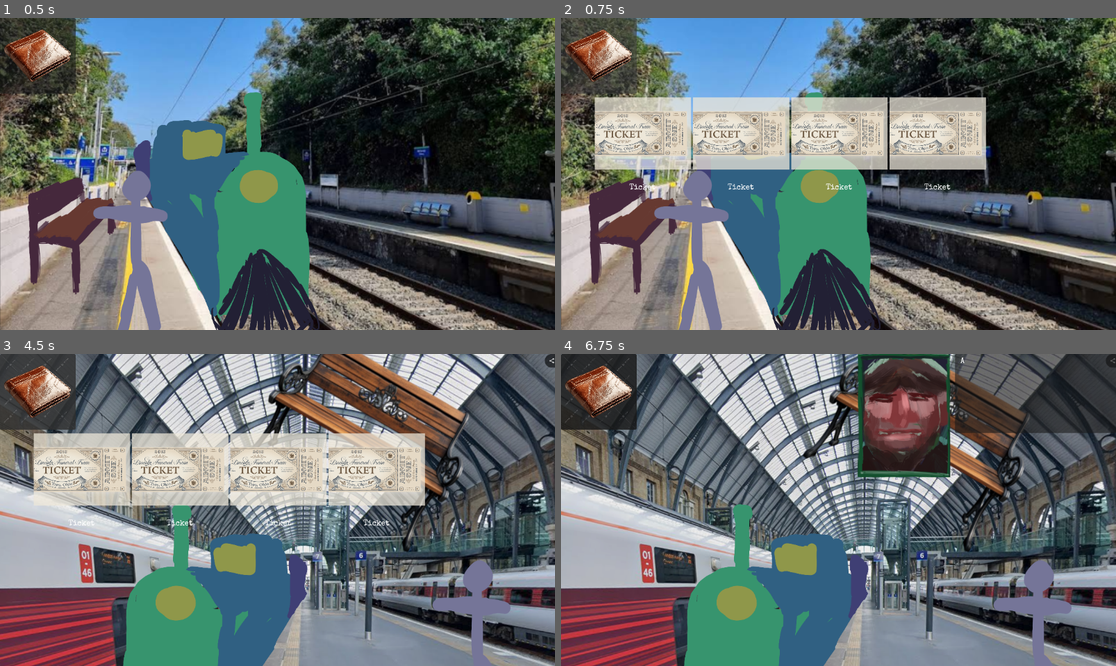
Above: before the commit, frames 1-4 (two rows, left to right).
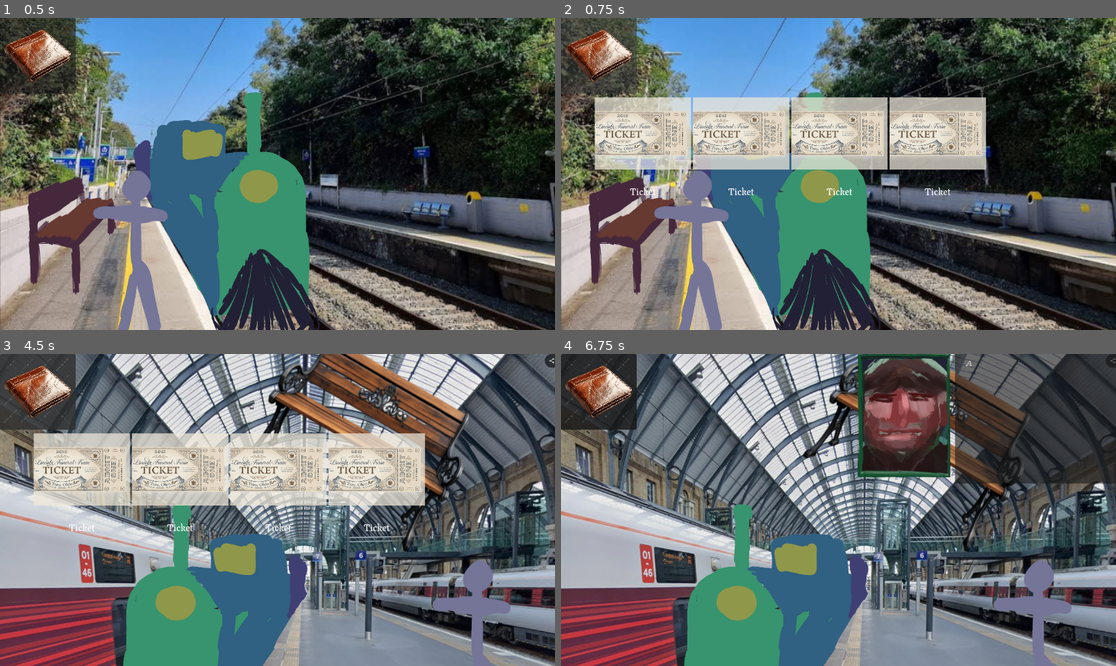
Above: after the commit, the same moments.

Repository: JCoMcL/ld59
Game: Godot game, scene res://root.tscn
The game is run twice, just before and just after one commit, with the same random seed, the same clock (stepped at 60 frames per second) and the same inputs.
Inputs (mouse positions are in pixels of both pictures, inside the frame that each line leads up to):
- Up to frame 1 (0.5 s): no input
- Up to frame 2 (0.75 s): click (599, 55) at 0.5 s
- Up to frame 3 (4.5 s): click (38, 391) at 1.25 s; click (38, 391) at 2 s; tap Enter at 2.75 s; move the mouse to (72, 563) at 2.77 s; click (72, 563) at 2.92 s; tap Space at 3.5 s; move the mouse to (222, 547) at 3.52 s; click (222, 547) at 3.67 s; click (38, 391) at 4.27 s
- Up to frame 4 (6.75 s): click (599, 391) at 5.02 s; click (599, 391) at 5.77 s; tap Enter at 6.5 s; move the mouse to (1043, 644) at 6.52 s; click (1043, 644) at 6.67 s

Frame 1 is identical in both runs. In frame 2, 0.4% of the frame differs, in the area x 12-71%, y 53-57%; in frame 3, 0.3%; in frame 4, 3.3%, in the area x 70-100%, y 1-42%.

Commit message:
add fonts, new ui sounds, and curtain

Diff:
--- a/characters/character.gd
+++ b/characters/character.gd
@@ -5,7 +5,6 @@
 
 func open_dialogue():
 	var p = Root.get_dialogue_panel(self)
-	print(p)
 	p.clear()
 	p.speaker_color = speaker_color
 	p.set_speaker_portrait(speaker_portrait)
--- /dev/null
+++ b/curtain.gdshader
@@ -0,0 +1,25 @@
+shader_type canvas_item;
+
+uniform float factor: hint_range(0,1) = 1;
+uniform float wave_size = 30.0;
+
+float wave(float x) {
+	return abs(mod(x, 2.0 * wave_size) - wave_size);
+}
+
+float wave_curtain(vec2 pos, float curtain_height) {
+	float y_limit = pos.y - wave(pos.x);
+	return smoothstep(y_limit, y_limit+2.0, curtain_height);
+}
+
+void fragment() {
+	vec2 RESOLUTION = vec2(1.0 / SCREEN_PIXEL_SIZE.x, 1.0/ SCREEN_PIXEL_SIZE.y);
+	vec2 pixel_coord = RESOLUTION * UV;
+	float fudge_factor = (wave_size * 3.0) / RESOLUTION.y;
+	float curtain_height = (factor - fudge_factor) * (1.0 + fudge_factor*2.0)  * RESOLUTION.y;
+
+	COLOR.a =
+		0.4 * wave_curtain(pixel_coord, curtain_height) +
+		0.3 * wave_curtain(pixel_coord, curtain_height + wave_size) +
+		0.3 * wave_curtain(pixel_coord, curtain_height + wave_size * 2.0);
+}
--- a/root.tscn
+++ b/root.tscn
@@ -1,16 +1,16 @@
 [gd_scene format=3 uid="uid://dkvlgaksdih5c"]
 
-[ext_resource type="FontFile" uid="uid://0x8drqanqte4" path="res://ui/fonts/SpecialElite.ttf" id="1_28aoi"]
+[ext_resource type="Theme" uid="uid://don7xmg8ku1s5" path="res://ui/theme.tres" id="1_l8v81"]
 [ext_resource type="Script" uid="uid://xo1qhcuxhn47" path="res://root.gd" id="1_vvh5c"]
 [ext_resource type="PackedScene" uid="uid://bo8wpeovb82mm" path="res://stations/temp_station_1.tscn" id="2_28aoi"]
 [ext_resource type="PackedScene" uid="uid://cpi2hvhc0scgm" path="res://ui/dialogue_area.tscn" id="3_vvh5c"]
+[ext_resource type="Script" uid="uid://d02wvqklknmxh" path="res://sfx.gd" id="5_jnlp7"]
+[ext_resource type="Shader" uid="uid://co6kvvgykv4av" path="res://curtain.gdshader" id="7_vyht1"]
 
-[sub_resource type="Theme" id="Theme_vvh5c"]
-default_font = ExtResource("1_28aoi")
-MarginContainer/constants/margin_bottom = 4
-MarginContainer/constants/margin_left = 11
-MarginContainer/constants/margin_right = 11
-MarginContainer/constants/margin_top = 7
+[sub_resource type="ShaderMaterial" id="ShaderMaterial_bf3um"]
+shader = ExtResource("7_vyht1")
+shader_parameter/factor = 0.82000003895
+shader_parameter/wave_size = 50.0
 
 [node name="Root" type="Control" unique_id=226547074]
 layout_mode = 3
@@ -19,7 +19,7 @@
 anchor_bottom = 1.0
 grow_horizontal = 2
 grow_vertical = 2
-theme = SubResource("Theme_vvh5c")
+theme = ExtResource("1_l8v81")
 script = ExtResource("1_vvh5c")
 
 [node name="Background" parent="." unique_id=2073133590 instance=ExtResource("2_28aoi")]
@@ -38,3 +38,20 @@
 offset_left = -334.0
 offset_right = 0.0
 speaker_color = Color(1, 1, 1, 1)
+
+[node name="SFXPlayer" type="AudioStreamPlayer" parent="." unique_id=124380338]
+unique_name_in_owner = true
+script = ExtResource("5_jnlp7")
+
+[node name="Curtain" type="ColorRect" parent="." unique_id=1895611684]
+material = SubResource("ShaderMaterial_bf3um")
+layout_mode = 1
+anchors_preset = 15
+anchor_right = 1.0
+anchor_bottom = 1.0
+offset_right = -1152.0
+offset_bottom = -648.0
+grow_horizontal = 2
+grow_vertical = 2
+mouse_filter = 2
+color = Color(0.004615072, 0.0031466596, 0.0031467292, 1)
--- /dev/null
+++ b/sfx.gd
@@ -0,0 +1,73 @@
+extends AudioStreamPlayer
+class_name SFXPlayer
+
+var sfx = {}
+
+func _build_sfx_table():
+	var sfx_dir = "res://audio/sfx"
+	for f in ResourceLoader.list_directory(sfx_dir):
+		if f.ends_with(".wav"):
+			var res = ResourceLoader.load("%s/%s" % [sfx_dir, f])
+			if res:
+				var key = f.get_basename()
+				assert(key)
+				assert(not sfx.has(key))
+				sfx[key] = res
+
+var plays_back = {}
+func get_playback(audio_player: Node) -> AudioStreamPlayback:
+	if plays_back.has(audio_player):
+		return plays_back[audio_player]
+	audio_player.play()
+	plays_back[audio_player] = audio_player.get_stream_playback()
+	return get_playback(audio_player)
+
+class SFXControl:
+	var master
+	var id
+	var label
+	func _init(master:AudioStreamPlaybackPolyphonic , id: int, label: String):
+		#assert(id != AudioStreamPlaybackPolyphonic.INVALID_ID)
+		self.master = master
+		self.id = id
+		self.label = label
+
+	func valid() -> bool:
+		return master.is_stream_playing(id)
+
+	func set_volume(volume_db: float) -> bool:
+		if not valid():
+			return false
+		master.set_stream_volume(id, volume_db)
+		return true
+
+	func stop():
+		master.stop_stream(id)
+
+var playback:AudioStreamPlaybackPolyphonic
+var relay_playback: AudioStreamPlaybackPolyphonic
+func play_sfx(effect_name: String) -> SFXControl:
+	if not sfx:
+		_build_sfx_table()
+	if not sfx.has(effect_name):
+		print("Warn: no sfx named %s" % effect_name)
+		return null
+
+	var id: int
+	var pb = get_playback(self)
+	id = pb.play_stream(sfx[effect_name])
+	return SFXControl.new(pb, id, effect_name)
+
+static func get_sfx_player(from: Node) -> SFXPlayer:
+	if "_sfx_player" in from and from._sfx_player is SFXPlayer:
+		return from._sfx_player
+	var root = Root.get_root(from)
+	if root:
+		return root.get_node_or_null("%SFXPlayer")
+	return null
+
+func _ready():
+	if not sfx:
+		_build_sfx_table()
+	stream = AudioStreamPolyphonic.new()
+	stream.polyphony = 8
--- a/ui/dialogue_area_example.tscn
+++ b/ui/dialogue_area_example.tscn
@@ -16,36 +16,40 @@
 corner_radius_bottom_left = 3
 corner_detail = 5
 
-[node name="DialogueArea" type="Control" unique_id=540212953]
-layout_mode = 3
-anchors_preset = 11
-anchor_left = 1.0
-anchor_right = 1.0
-anchor_bottom = 1.0
-offset_left = 1378.0
-offset_right = 1712.0
-grow_horizontal = 0
-grow_vertical = 2
-size_flags_vertical = 3
-script = ExtResource("1_lh0pv")
-width = 334
-
-[node name="ScrollContainer" type="ScrollContainer" parent="." unique_id=330724954]
-layout_mode = 1
+[node name="DialogueArea" type="HSplitContainer" unique_id=560039411]
 anchors_preset = 15
 anchor_right = 1.0
 anchor_bottom = 1.0
 grow_horizontal = 2
 grow_vertical = 2
+size_flags_vertical = 3
 
-[node name="VBoxContainer" type="VBoxContainer" parent="ScrollContainer" unique_id=1770694838]
+[node name="Panel" type="Panel" parent="." unique_id=2105981470]
+layout_mode = 2
+
+[node name="DialoguePanel" type="Control" parent="." unique_id=1289617174]
+layout_mode = 2
+script = ExtResource("1_lh0pv")
+metadata/_custom_type_script = "uid://dmhx5kuub02rp"
+
+[node name="ScrollContainer" type="ScrollContainer" parent="DialoguePanel" unique_id=330724954]
+layout_mode = 1
+anchors_preset = 15
+anchor_right = 1.0
+anchor_bottom = 1.0
+offset_left = -200.40002
+offset_right = -200.40002
+grow_horizontal = 2
+grow_vertical = 2
+
+[node name="VBoxContainer" type="VBoxContainer" parent="DialoguePanel/ScrollContainer" unique_id=1770694838]
 unique_name_in_owner = true
 layout_mode = 2
 size_flags_horizontal = 3
 size_flags_vertical = 3
 
-[node name="DescriptionPanel" type="PanelContainer" parent="ScrollContainer/VBoxContainer" unique_id=416844985]
-custom_minimum_size = Vector2(0, 184)
+[node name="DescriptionPanel" type="PanelContainer" parent="DialoguePanel/ScrollContainer/VBoxContainer" unique_id=416844985]
+custom_minimum_size = Vector2(0, 322)
 layout_mode = 2
 size_flags_horizontal = 3
 size_flags_stretch_ratio = 4.75
@@ -53,19 +57,20 @@
 script = ExtResource("2_hexdv")
 text = "A murky old man rests against a cold brick. His face reminds you of an every single alcoholichuman misfortune you ever saw. His teeth are pereodically clinging on an empty bottle ofcheap beer in a desperate attempt to extract a nostalgic flavor. It feels like the bottlesucks his life out."
 
-[node name="MarginContainer" type="MarginContainer" parent="ScrollContainer/VBoxContainer/DescriptionPanel" unique_id=559276908]
+[node name="MarginContainer" type="MarginContainer" parent="DialoguePanel/ScrollContainer/VBoxContainer/DescriptionPanel" unique_id=559276908]
 layout_mode = 2
 
-[node name="Label" type="RichTextLabel" parent="ScrollContainer/VBoxContainer/DescriptionPanel/MarginContainer" unique_id=115770810]
+[node name="Label" type="RichTextLabel" parent="DialoguePanel/ScrollContainer/VBoxContainer/DescriptionPanel/MarginContainer" unique_id=115770810]
 layout_mode = 2
 size_flags_vertical = 0
 theme_override_colors/default_color = Color(0.6955031, 0.6955032, 0.6955029, 1)
 bbcode_enabled = true
 text = "A murky old man rests against a cold brick. His face reminds you of an every single alcoholichuman misfortune you ever saw. His teeth are pereodically clinging on an empty bottle ofcheap beer in a desperate attempt to extract a nostalgic flavor. It feels like the bottlesucks his life out."
 fit_content = true
+visible_characters = 289
 
-[node name="DescriptionPanel2" type="PanelContainer" parent="ScrollContainer/VBoxContainer" unique_id=2011727386]
-custom_minimum_size = Vector2(0, 69)
+[node name="DescriptionPanel2" type="PanelContainer" parent="DialoguePanel/ScrollContainer/VBoxContainer" unique_id=2011727386]
+custom_minimum_size = Vector2(0, 115)
 layout_mode = 2
 size_flags_horizontal = 3
 size_flags_stretch_ratio = 4.75
@@ -73,18 +78,19 @@
 script = ExtResource("2_hexdv")
 text = "A torn-off voice is reaching you through his mouth, the rest of his body appears almost immobile."
 
-[node name="MarginContainer" type="MarginContainer" parent="ScrollContainer/VBoxContainer/DescriptionPanel2" unique_id=900029914]
+[node name="MarginContainer" type="MarginContainer" parent="DialoguePanel/ScrollContainer/VBoxContainer/DescriptionPanel2" unique_id=900029914]
 layout_mode = 2
 
-[node name="Label" type="RichTextLabel" parent="ScrollContainer/VBoxContainer/DescriptionPanel2/MarginContainer" unique_id=1622387970]
+[node name="Label" type="RichTextLabel" parent="DialoguePanel/ScrollContainer/VBoxContainer/DescriptionPanel2/MarginContainer" unique_id=1622387970]
 layout_mode = 2
 size_flags_vertical = 0
 theme_override_colors/default_color = Color(0.6955031, 0.6955032, 0.6955029, 1)
 bbcode_enabled = true
 text = "A torn-off voice is reaching you through his mouth, the rest of his body appears almost immobile."
 fit_content = true
+visible_characters = 97
 
-[node name="SpeechPanel" type="PanelContainer" parent="ScrollContainer/VBoxContainer" unique_id=969724506]
+[node name="SpeechPanel" type="PanelContainer" parent="DialoguePanel/ScrollContainer/VBoxContainer" unique_id=969724506]
 custom_minimum_size = Vector2(0, 23)
 layout_mode = 2
 size_flags_horizontal = 3
@@ -92,21 +98,23 @@
 script = ExtResource("2_hexdv")
 text = "Ah, what did [i]you[/i] do?"
 
-[node name="MarginContainer" type="MarginContainer" parent="ScrollContainer/VBoxContainer/SpeechPanel" unique_id=1266425981]
+[node name="MarginContainer" type="MarginContainer" parent="DialoguePanel/ScrollContainer/VBoxContainer/SpeechPanel" unique_id=1266425981]
 layout_mode = 2
 
-[node name="Label" type="RichTextLabel" parent="ScrollContainer/VBoxContainer/SpeechPanel/MarginContainer" unique_id=1646828510]
+[node name="Label" type="RichTextLabel" parent="DialoguePanel/ScrollContainer/VBoxContainer/SpeechPanel/MarginContainer" unique_id=1646828510]
 layout_mode = 2
 size_flags_vertical = 0
 theme_override_colors/default_color = Color(0.38851032, 0.8393217, 0.73346907, 1)
 bbcode_enabled = true
 text = "Ah, what did [i]you[/i] do?"
 fit_content = true
+visible_characters = 27
+visible_ratio = 1.35
 
-[node name="HSeparator" type="HSeparator" parent="ScrollContainer/VBoxContainer" unique_id=1268081328]
+[node name="HSeparator" type="HSeparator" parent="DialoguePanel/ScrollContainer/VBoxContainer" unique_id=1268081328]
 layout_mode = 2
 
-[node name="Panel4" type="PanelContainer" parent="ScrollContainer/VBoxContainer" unique_id=1832419104]
+[node name="Panel4" type="PanelContainer" parent="DialoguePanel/ScrollContainer/VBoxContainer" unique_id=1832419104]
 custom_minimum_size = Vector2(0, 23)
 layout_mode = 2
 size_flags_horizontal = 3
@@ -114,17 +122,18 @@
 script = ExtResource("2_hexdv")
 text = "I fell asleep."
 
-[node name="MarginContainer" type="MarginContainer" parent="ScrollContainer/VBoxContainer/Panel4" unique_id=1307017079]
+[node name="MarginContainer" type="MarginContainer" parent="DialoguePanel/ScrollContainer/VBoxContainer/Panel4" unique_id=1307017079]
 layout_mode = 2
 
-[node name="Label" type="RichTextLabel" parent="ScrollContainer/VBoxContainer/Panel4/MarginContainer" unique_id=1161101294]
+[node name="Label" type="RichTextLabel" parent="DialoguePanel/ScrollContainer/VBoxContainer/Panel4/MarginContainer" unique_id=1161101294]
 layout_mode = 2
 size_flags_vertical = 0
 bbcode_enabled = true
 text = "I fell asleep."
 fit_content = true
+visible_characters = 14
 
-[node name="Panel5" type="PanelContainer" parent="ScrollContainer/VBoxContainer" unique_id=1306532567]
+[node name="Panel5" type="PanelContainer" parent="DialoguePanel/ScrollContainer/VBoxContainer" unique_id=1306532567]
 custom_minimum_size = Vector2(0, 23)
 layout_mode = 2
 size_flags_horizontal = 3
@@ -132,20 +141,21 @@
 script = ExtResource("2_hexdv")
 text = "Something terrible."
 
-[node name="MarginContainer" type="MarginContainer" parent="ScrollContainer/VBoxContainer/Panel5" unique_id=267807919]
+[node name="MarginContainer" type="MarginContainer" parent="DialoguePanel/ScrollContainer/VBoxContainer/Panel5" unique_id=267807919]
 layout_mode = 2
 
-[node name="Label" type="RichTextLabel" parent="ScrollContainer/VBoxContainer/Panel5/MarginContainer" unique_id=1676402514]
+[node name="Label" type="RichTextLabel" parent="DialoguePanel/ScrollContainer/VBoxContainer/Panel5/MarginContainer" unique_id=1676402514]
 layout_mode = 2
 size_flags_vertical = 0
 bbcode_enabled = true
 text = "Something terrible."
 fit_content = true
+visible_characters = 19
 
-[node name="TextureRect" type="TextureRect" parent="." unique_id=1175042223]
+[node name="TextureRect" type="TextureRect" parent="DialoguePanel" unique_id=1175042223]
 layout_mode = 0
-offset_left = -197.0
+offset_left = -397.40002
 offset_top = 5.0
-offset_right = -5.0
+offset_right = -205.40002
 offset_bottom = 261.0
 texture = ExtResource("3_ai3a2")
--- a/ui/dialogue_panel.gd
+++ b/ui/dialogue_panel.gd
@@ -29,16 +29,16 @@
 	%SpeakerPortrait.position.x = -tex.get_size().x -10
 
 const textbox_scn = preload("res://ui/textbox.tscn")
-func add_box(s:String) -> TextBox:
+const descbox_scn = preload("res://ui/textbox_description.tscn")
+func add_box(s:String, scn:PackedScene=textbox_scn) -> TextBox:
 	visible = true
-	var tbox = textbox_scn.instantiate()
+	var tbox = scn.instantiate()
 	timeline.add_child(tbox)
 	tbox.text = s
 	return tbox
 
 func add_description_box(s:String) ->TextBox:
-	s = "[i]%s[/i]" % s
-	return add_box(s)
+	return add_box(s, descbox_scn)
 
 func add_speech_box(s:String) -> TextBox:
 	s ="[color=#%s]%s[/color]" % [speaker_color.to_html(), s]
--- a/ui/textbox.gd
+++ b/ui/textbox.gd
@@ -4,24 +4,46 @@
 
 signal done_showing
 
+var strip_tags_regex = RegEx.new()
+
+var plain_text:String
 @export var text:String:
 	set(s):
 		text=s
 		if not is_node_ready():
 			await ready
+
+		strip_tags_regex.compile("\\[.*?\\]")
+		plain_text = strip_tags_regex.sub(s, "", true)
 		get_label().text = s
 		get_label().visible_characters = 0
+
+
+@export var sfx = &"boop"
 
 func get_label()->RichTextLabel:
 	return get_child(0).get_child(0)
 
+func play_sfx():
+	SFXPlayer.get_sfx_player(self).play_sfx(sfx)
+
 var text_reveal_cumer = Cumer.new(40)
+var sfx_cumer = Cumer.new(20, play_sfx)
 func _ready() -> void:
 	text=text
 
 func _process(delta: float) -> void:
-	if get_label().visible_characters < text.length():
-		text_reveal_cumer.add(delta)
+	if get_label().visible_characters < plain_text.length():
+		var rate = 1.0
+		match plain_text[get_label().visible_characters]: #current character
+			" ":
+				rate = 0.5
+			",":
+				rate = 0.3
+			".":
+				rate = 0.2
+		text_reveal_cumer.add(delta * rate)
+		sfx_cumer.add(delta * rate)
 		get_label().visible_characters = text_reveal_cumer.i
 		if get_label().visible_characters >= text.length():
 			done_showing.emit()
--- /dev/null
+++ b/ui/textbox_description.tscn
@@ -0,0 +1,16 @@
+[gd_scene format=3 uid="uid://cufd2gotfi36k"]
+
+[ext_resource type="PackedScene" uid="uid://y3ri0ivk8tb2" path="res://ui/textbox.tscn" id="1_v34jb"]
+[ext_resource type="FontFile" uid="uid://cmykqd885ct5s" path="res://ui/fonts/Playfair/Playfair-Italic-VariableFont_opsz,wdth,wght.ttf" id="2_dxs50"]
+
+[node name="Panel" unique_id=95958961 instance=ExtResource("1_v34jb")]
+
+[node name="MarginContainer" parent="." index="0" unique_id=146551870]
+theme_override_constants/margin_left = 22
+theme_override_constants/margin_top = 8
+theme_override_constants/margin_right = 21
+theme_override_constants/margin_bottom = 8
+
+[node name="Label" parent="MarginContainer" index="0" unique_id=504184787]
+theme_override_colors/default_color = Color(0.8992584, 0.8992584, 0.8992584, 1)
+theme_override_fonts/normal_font = ExtResource("2_dxs50")
--- a/ui/theme.tres
+++ b/ui/theme.tres
@@ -1,7 +1,14 @@
 [gd_resource type="Theme" format=3 uid="uid://don7xmg8ku1s5"]
 
+[ext_resource type="FontFile" uid="uid://8f3uq1s1r55h" path="res://ui/fonts/Texturina/Texturina-Italic-VariableFont_opsz,wght.ttf" id="1_jf26r"]
+[ext_resource type="FontFile" uid="uid://bb7ng4fa1unao" path="res://ui/fonts/Texturina/Texturina-VariableFont_opsz,wght.ttf" id="2_6lx7k"]
+
 [resource]
+default_font = ExtResource("2_6lx7k")
+default_font_size = 19
 MarginContainer/constants/margin_bottom = 4
 MarginContainer/constants/margin_left = 11
 MarginContainer/constants/margin_right = 11
-MarginContainer/constants/margin_top = 4
+MarginContainer/constants/margin_top = 7
+RichTextLabel/fonts/italics_font = ExtResource("1_jf26r")
+RichTextLabel/fonts/normal_font = ExtResource("2_6lx7k")
Not shown, added: audio/sfx/boop.wav.import
Not shown, added: curtain.gdshader.uid
Not shown, added: sfx.gd.uid
Not shown, added: ui/fonts/Playfair/OFL.txt
Binary file added: ui/fonts/Playfair/Playfair-Italic-VariableFont_opsz,wdth,wght.ttf
Not shown, added: ui/fonts/Playfair/Playfair-Italic-VariableFont_opsz,wdth,wght.ttf.import
Binary file added: ui/fonts/Playfair/Playfair-VariableFont_opsz,wdth,wght.ttf
Not shown, added: ui/fonts/Playfair/Playfair-VariableFont_opsz,wdth,wght.ttf.import
Not shown, added: ui/fonts/Playfair/README.txt
Binary file added: ui/fonts/Playfair/static/Playfair_144pt-Black.ttf
Not shown, added: ui/fonts/Playfair/static/Playfair_144pt-Black.ttf.import
Binary file added: ui/fonts/Playfair/static/Playfair_144pt-BlackItalic.ttf
(and 352 more such lines)
